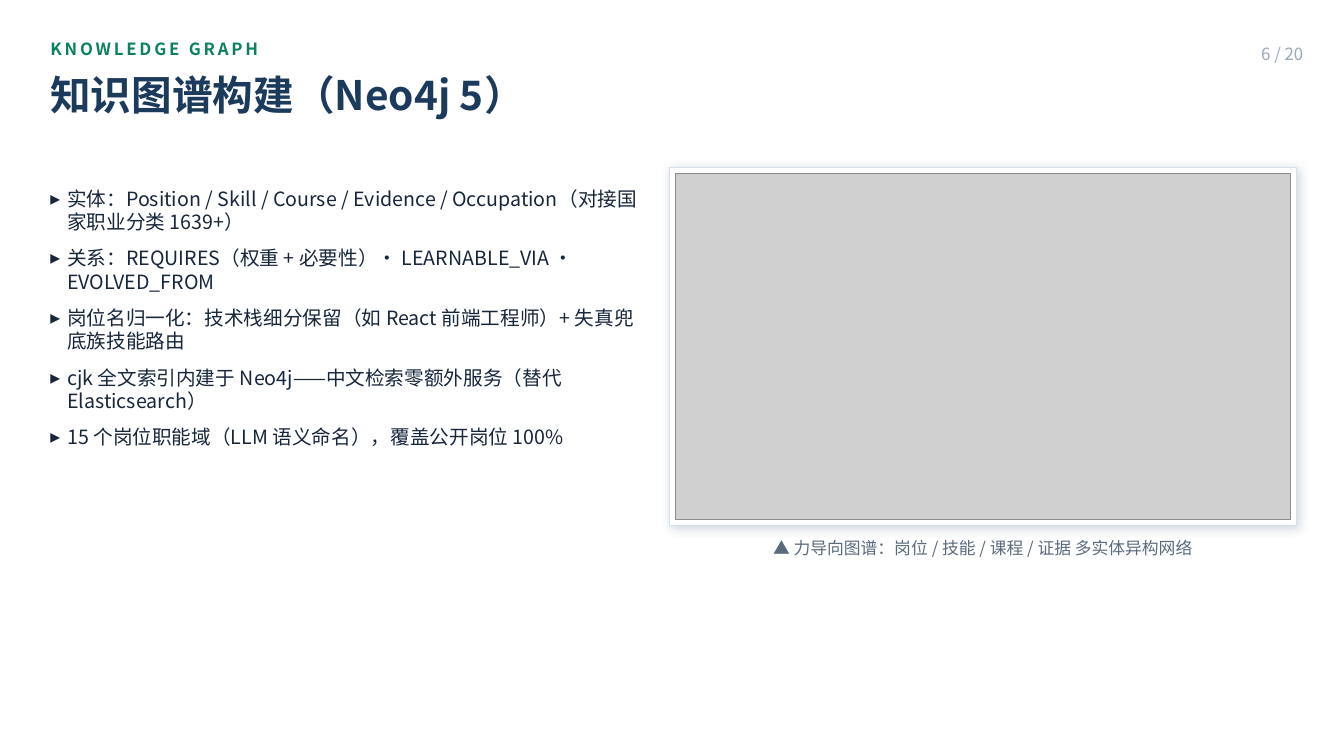
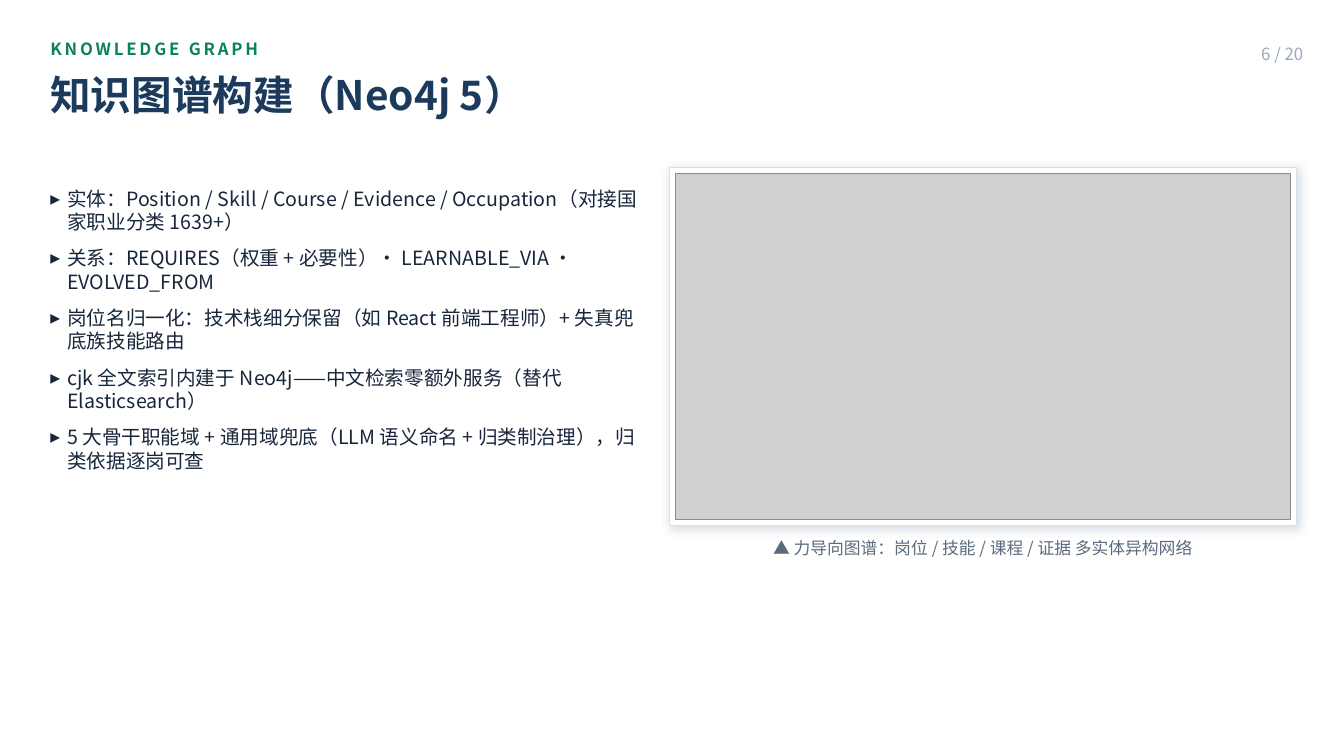
Before and after one commit to Sanksu/zhigang-compass, a slide deck: slide 6 of docs/m5/智岗罗盘_答辩PPT_终稿.pptx. Drawn at 1344x756 pixels with LibreOffice and Linux fonts; fonts in the diff are those of the drawing; grey boxes stand for pictures. Boxes give left, top, right and bottom in pixels: in the first picture for what was removed or moved away, otherwise in the second. Text is boxed around its words. In the diff, an @@ line names an element or a change of style, - is before the commit and + after.

Commit message:
docs(m5): 09-01 终稿口径同步——评测数字/三视图/骨干职能域对齐 + 视频/PPT 产物更新
- build_final.js / generate_video.py / 演示脚本两稿：JD 解析 aligned F1 0.9629→0.9632（110 条 gold 三跑中位）、raw 0.8825→0.8865、匹配 Acc 0.8906→0.9141（384 对黄金集 · Top-3 命中 100%）、简历解析 0.988→0.987（50 条 · 零幻觉误报）
- 叙事对齐已落地治理：四视图→三视图（08-29 视图收敛）、15 岗位职能域→5 大骨干职能域+通用域兜底（08-31 归类制治理）
- 二进制产物随脚本重建：答辩 PPT 终稿、初审演示视频（含 bgm/faded 重导出）、20 张分镜截图、封面/收尾底图

```diff
--- a/docs/m5/智岗罗盘_答辩PPT_终稿.pptx
+++ b/docs/m5/智岗罗盘_答辩PPT_终稿.pptx
@@ text at (67, 427, 635, 470): text changed @@
-▸ 15 个岗位职能域（LLM 语义命名），覆盖公开岗位 100%
+▸ 5 大骨干职能域 + 通用域兜底（LLM 语义命名 + 归类制治理），归类依据逐岗可查
```
Also in this commit, not shown: 7 other slides changed, 31 other files.
